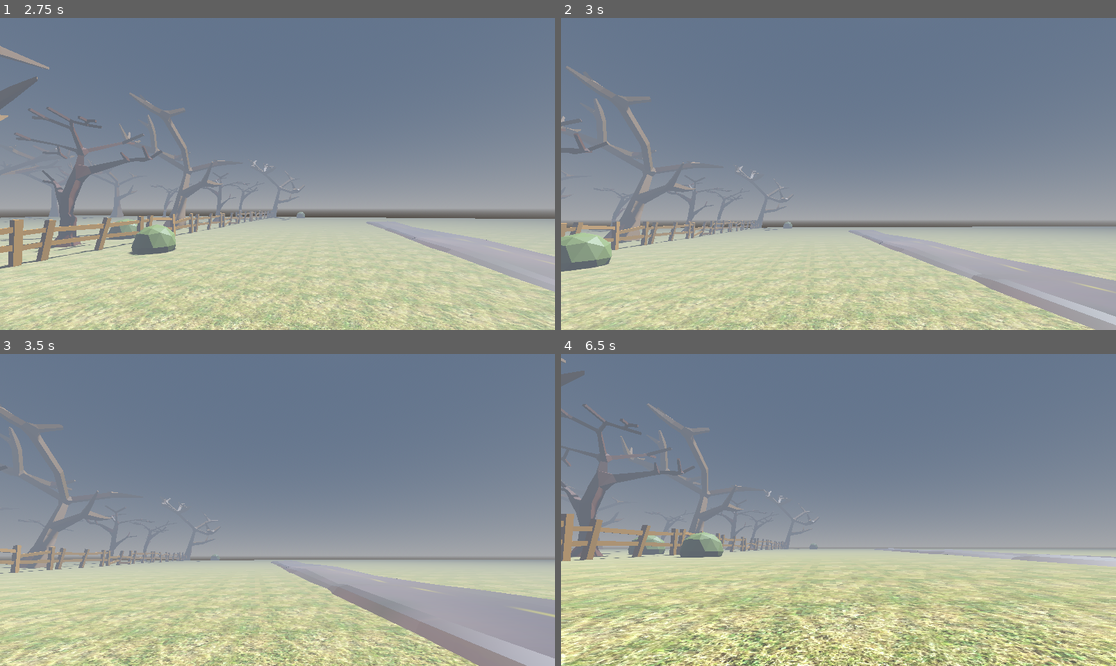
Above: before the commit, frames 1-4 (two rows, left to right).
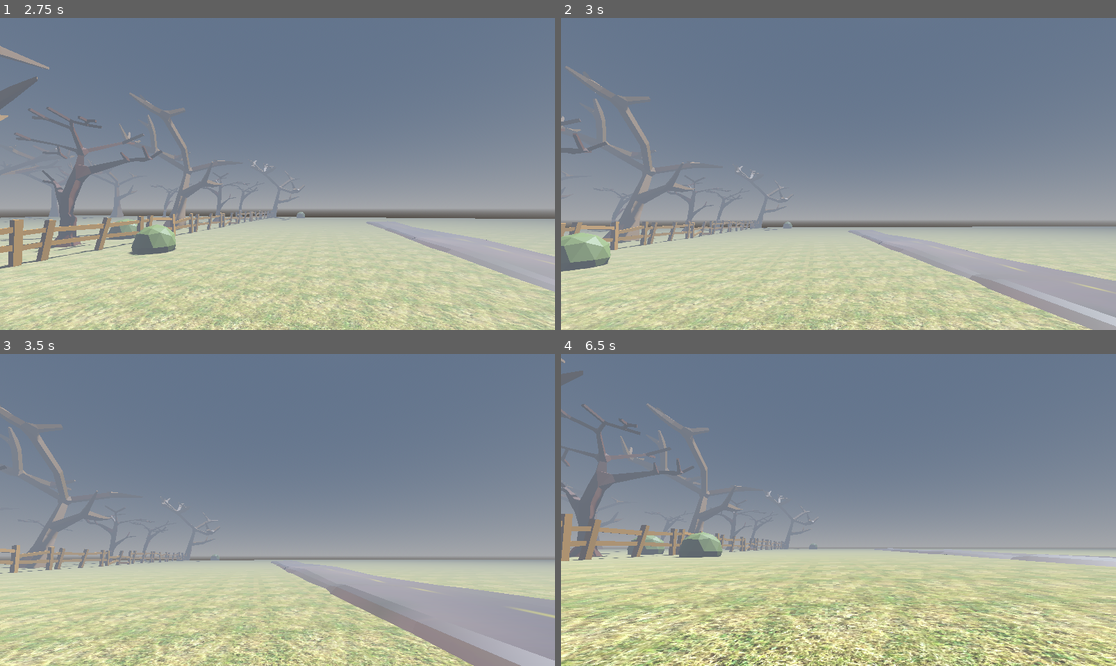
Above: after the commit, the same moments.

Repository: thedevbones/project-hillbilly
Game: Godot game, scene res://main_menu.tscn
Two runs of this game, one before a commit and one after it. Both use one fixed random seed, a clock stepped at 60 frames per second and the inputs below.
Inputs (mouse positions are in pixels of both pictures, inside the frame that each line leads up to):
- Up to frame 1 (2.75 s): click "Start Game" at 0.5 s; move the mouse to (305, 174) at 1.27 s; hold D (walk_right) 1.28-2.03 s; hold Ctrl (crouch) 1.28-2.03 s; tap Space (jump) at 1.52, 2.27 s; move the mouse to (249, 174) at 2.02 s; hold S (walk_back) from 2.03 s (still down); tap Shift (sprint) at 2.1 s
- Up to frame 2 (3 s): move the mouse to (849, 167) at 2.77 s; release S (walk_back) at 2.78 s; hold D (walk_right) from 2.78 s (still down); tap W (walk_foward) at 2.85 s
- Up to frame 3 (3.5 s): keep holding D (walk_right)
- Up to frame 4 (6.5 s): move the mouse to (832, 516) at 3.52 s; tap Ctrl (crouch) at 3.6 s; tap Space (jump) at 3.77, 4.52, 5.27 s; move the mouse to (877, 513) at 4.27 s; release D (walk_right) at 4.28 s; hold Shift (sprint) 4.28-5.03 s; hold A (walk_left) 4.28-5.78 s; move the mouse to (794, 506) at 5.02 s; tap W (walk_foward) at 5.1 s; move the mouse to (844, 510) at 5.77 s; hold S (walk_back) from 5.78 s (still down); hold Ctrl (crouch) from 5.78 s (still down)

Frame 1 is identical in both runs. In frame 2, 3.3% of the frame differs, in the area x 0-100%, y 15-100%; in frame 3, 6.4%; in frame 4, 16%, in the area x 0-100%, y 1-100%.

Commit message:
Changed border from rigidBody to staticBody

Diff:
--- a/world.tscn
+++ b/world.tscn
@@ -12,6 +12,7 @@
 [ext_resource type="AudioStream" uid="uid://xlb6fv3736ab" path="res://audio/storm.mp3" id="7_b0214"]
 [ext_resource type="PackedScene" uid="uid://b0b6sysj5cdfp" path="res://assets/tree03.glb" id="12_2rxda"]
 [ext_resource type="PackedScene" uid="uid://cc3oxpn86wugc" path="res://assets/road.glb" id="12_mgubx"]
+[ext_resource type="PackedScene" uid="uid://nuhi0p5jxjeg" path="res://test_box.tscn" id="13_prqsq"]
 
 [sub_resource type="CapsuleShape3D" id="CapsuleShape3D_hnuiv"]
 
@@ -34,9 +35,6 @@
 uv1_triplanar = true
 texture_filter = 4
 
-[sub_resource type="BoxShape3D" id="BoxShape3D_dlb2c"]
-size = Vector3(60, 2.222, 13)
-
 [sub_resource type="CylinderShape3D" id="CylinderShape3D_dh2bv"]
 height = 3.88853
 radius = 1.52373
@@ -44,10 +42,14 @@
 [sub_resource type="BoxShape3D" id="BoxShape3D_vysbs"]
 size = Vector3(1.38953, 4.86829, 256.345)
 
+[sub_resource type="PhysicsMaterial" id="PhysicsMaterial_elm88"]
+
 [node name="World" type="Node3D"]
 
 [node name="Player" type="CharacterBody3D" parent="."]
 transform = Transform3D(1, 0, 0, 0, 1, 0, 0, 0, 1, -32.9948, 1, 0)
+collision_layer = 3
+collision_mask = 3
 script = ExtResource("1_1ouke")
 
 [node name="Camera3D" type="Camera3D" parent="Player"]
@@ -80,40 +82,15 @@
 transform = Transform3D(-0.00474361, 0, -0.299963, 0, 0.3, 0, 0.299963, 0, -0.00474361, -21.6377, 0.0496855, -21.2794)
 
 [node name="road" parent="Roads" instance=ExtResource("12_mgubx")]
-transform = Transform3D(1, 0, 0, 0, 1, 0, 0, 0, 1, 0, 0, 0)
-
-[node name="RigidBody3D" type="RigidBody3D" parent="Roads/road"]
-
-[node name="CollisionShape3D" type="CollisionShape3D" parent="Roads/road/RigidBody3D"]
-transform = Transform3D(1, 0, 3.72529e-09, 0, 1, 0, -3.72529e-09, 0, 1, -0.292122, -0.294854, -0.161781)
-shape = SubResource("BoxShape3D_dlb2c")
 
 [node name="road2" parent="Roads" instance=ExtResource("12_mgubx")]
 transform = Transform3D(1, 0, 0, 0, 1, 0, 0, 0, 1, 59.6401, 0, -0.110107)
 
-[node name="RigidBody3D" type="RigidBody3D" parent="Roads/road2"]
-
-[node name="CollisionShape3D" type="CollisionShape3D" parent="Roads/road2/RigidBody3D"]
-transform = Transform3D(1, 0, 3.72529e-09, 0, 1, 0, -3.72529e-09, 0, 1, -0.292122, -0.294854, -0.161781)
-shape = SubResource("BoxShape3D_dlb2c")
-
 [node name="road3" parent="Roads" instance=ExtResource("12_mgubx")]
 transform = Transform3D(1, 0, 0, 0, 1, 0, 0, 0, 1, 119.303, 0, -0.0453568)
 
-[node name="RigidBody3D" type="RigidBody3D" parent="Roads/road3"]
-
-[node name="CollisionShape3D" type="CollisionShape3D" parent="Roads/road3/RigidBody3D"]
-transform = Transform3D(1, 0, 3.72529e-09, 0, 1, 0, -3.72529e-09, 0, 1, -0.292122, -0.294854, -0.161781)
-shape = SubResource("BoxShape3D_dlb2c")
-
 [node name="road4" parent="Roads" instance=ExtResource("12_mgubx")]
 transform = Transform3D(1, 0, 0, 0, 1, 0, 0, 0, 1, 179.012, 0, 0.153519)
-
-[node name="RigidBody3D" type="RigidBody3D" parent="Roads/road4"]
-
-[node name="CollisionShape3D" type="CollisionShape3D" parent="Roads/road4/RigidBody3D"]
-transform = Transform3D(1, 0, 3.72529e-09, 0, 1, 0, -3.72529e-09, 0, 1, -0.292122, -0.294854, -0.161781)
-shape = SubResource("BoxShape3D_dlb2c")
 
 [node name="Trees" type="Node3D" parent="."]
 
@@ -144,10 +121,11 @@
 [node name="tree07" parent="Trees" instance=ExtResource("3_2k5bm")]
 transform = Transform3D(0.695577, 0.410725, -0.589473, -0.475988, 0.878023, 0.0501106, 0.538152, 0.245726, 0.806233, -41.8537, -0.28143, -48.7619)
 
-[node name="RigidBody3D" type="RigidBody3D" parent="Trees/tree07"]
-
-[node name="CollisionShape3D" type="CollisionShape3D" parent="Trees/tree07/RigidBody3D"]
-transform = Transform3D(1, 0, 0, 0, 1, 0, 0, 0, 1, -0.0796394, 1.42227, -0.0248957)
+[node name="StaticBody3D" type="StaticBody3D" parent="Trees/tree07"]
+transform = Transform3D(1, -1.49012e-08, 0, 1.49012e-08, 1, -1.49012e-08, 0, -2.98023e-08, 1, 0, 0, 0)
+
+[node name="CollisionShape3D" type="CollisionShape3D" parent="Trees/tree07/StaticBody3D"]
+transform = Transform3D(1, 0, 0, 1.49012e-08, 1, 1.49012e-08, 2.98023e-08, 4.47035e-08, 1, -0.0796356, 1.42227, -0.0248909)
 shape = SubResource("CylinderShape3D_dh2bv")
 
 [node name="tree08" parent="Trees" instance=ExtResource("4_6bpil")]
@@ -235,9 +213,9 @@
 [node name="fence01" parent="Fences" instance=ExtResource("6_i5dq2")]
 transform = Transform3D(0.4, 0, 0, 0, 0.4, 0, 0, 0, 0.4, -40.6609, 0.34155, -8.59102)
 
-[node name="RigidBody3D" type="RigidBody3D" parent="Fences/fence01"]
-
-[node name="CollisionShape3D" type="CollisionShape3D" parent="Fences/fence01/RigidBody3D"]
+[node name="StaticBody3D" type="StaticBody3D" parent="Fences/fence01"]
+
+[node name="CollisionShape3D" type="CollisionShape3D" parent="Fences/fence01/StaticBody3D"]
 transform = Transform3D(0.999995, 0, 0.00326376, 0, 1, 0, -0.00326376, 0, 0.999995, -0.120354, 1.93414, 20.7432)
 shape = SubResource("BoxShape3D_vysbs")
 
@@ -297,4 +275,10 @@
 volume_db = -15.0
 autoplay = true
 
+[node name="TestBox" parent="." instance=ExtResource("13_prqsq")]
+transform = Transform3D(0.999991, -0.00417132, 0, 0.00417132, 0.999991, 0, 0, 0, 1, -32.9867, 0.5, -12.2052)
+collision_mask = 3
+mass = 10.0
+physics_material_override = SubResource("PhysicsMaterial_elm88")
+
 [connection signal="timeout" from="Player/StepTimer" to="Player" method="_on_step_timer_timeout"]
Not shown: 1 places in world.tscn that only renumber resources
